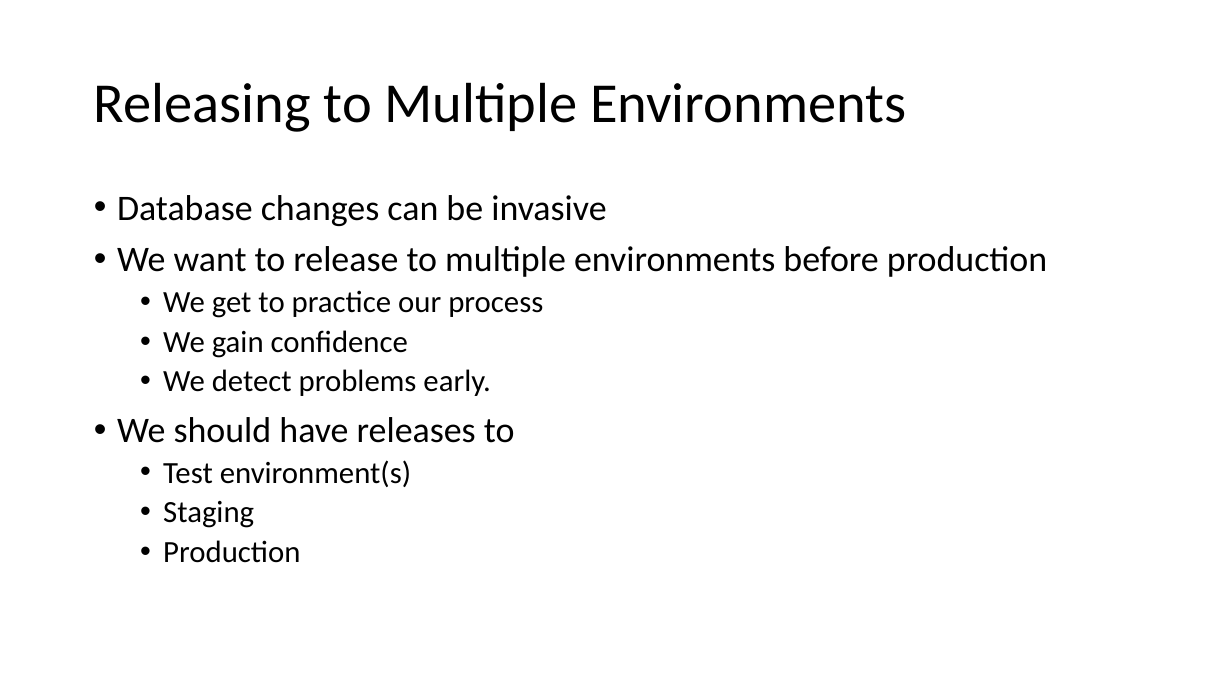
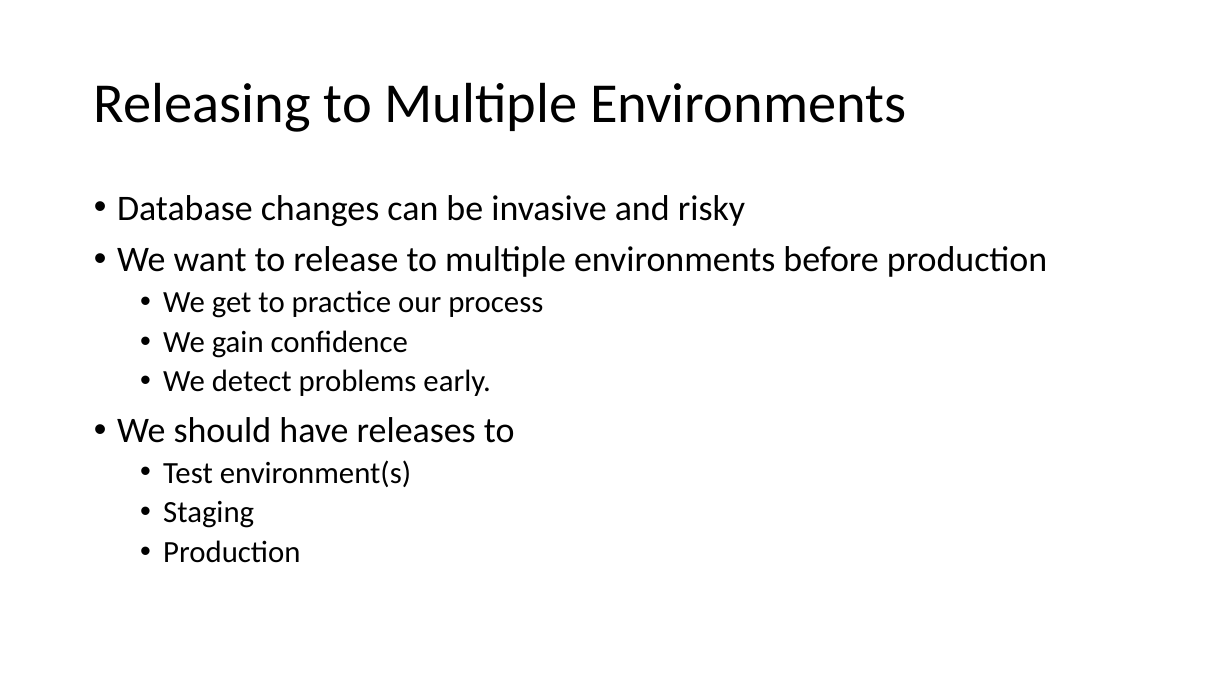
Before and after one commit to way0utwest/DatabaseDevOpsMS, a slide deck: slide 8 of Section 3 - Release Management/Section3-ReleaseManagement.pptx. Drawn at 1232x693 pixels with LibreOffice and Linux fonts; fonts in the diff are those of the drawing. Boxes give left, top, right and bottom in pixels: in the first picture for what was removed or moved away, otherwise in the second. Text is boxed around its words. In the diff, an @@ line names an element or a change of style, - is before the commit and + after.

```diff
--- a/Section 3 - Release Management/Section3-ReleaseManagement.pptx
+++ b/Section 3 - Release Management/Section3-ReleaseManagement.pptx
@@ text at box(117, 195, 745, 226): text changed @@
-• Database changes can be invasive
+• Database changes can be invasive and risky
```
Also in this commit, not shown: 2 other files.
